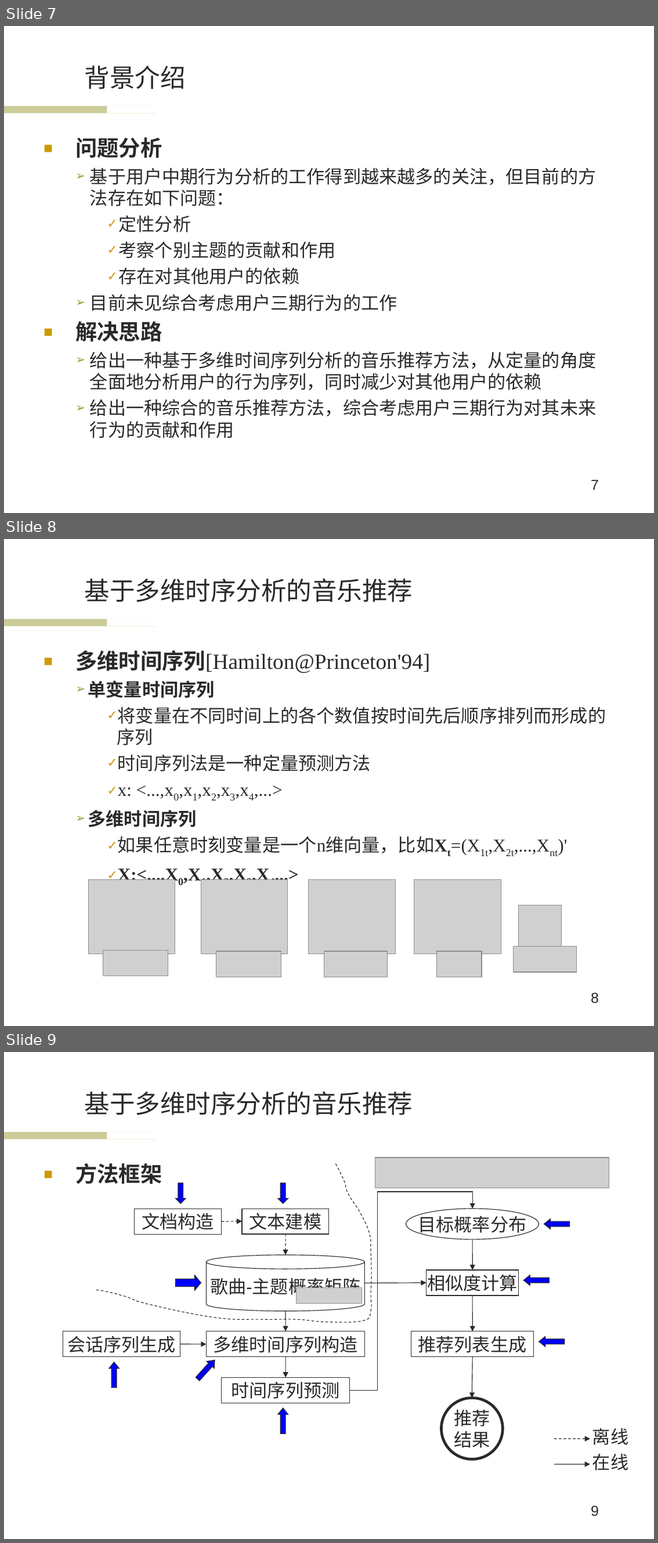
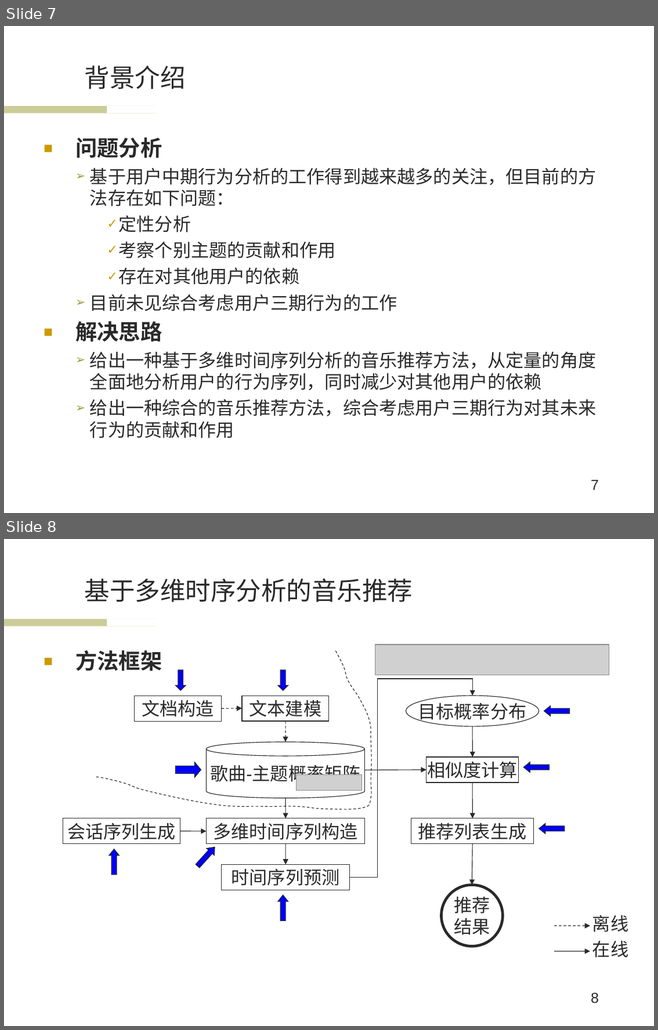
Before and after one commit to wwssttt/NJUThesis, a slide deck: 答辩准备/一种基于时间序列分析的个性化音乐推荐系统及其实现.ppt. Shown one above the other, each under a label of ours: slides 7, 8 and 9 before the commit, slides 7 and 8 after it. The pictures are 658x1543 and 658x1030 pixels, drawn with LibreOffice and Linux fonts; fonts in the diff are those of the drawing; grey boxes stand for pictures; background and template pictures are left out. Boxes give left, top, right and bottom in pixels: in the first picture for what was removed or moved away, otherwise in the second. Text is boxed around its words. In the diff, an @@ line names an element or a change of style, - is before the commit and + after.

```diff
--- a/答辩准备/一种基于时间序列分析的个性化音乐推荐系统及其实现.ppt
+++ b/答辩准备/一种基于时间序列分析的个性化音乐推荐系统及其实现.ppt
@@ slide 8 removed at box(4, 539, 654, 1026), background #FFFFFF; not listed: 2 template elements that a slide beside it also shows @@
@@ title removed at box(85, 578, 412, 602) @@
-基于多维时序分析的音乐推荐
@@ text removed at box(75, 650, 605, 853) @@
-■ 多维时间序列[Hamilton@Princeton'94]
-  ➢ 单变量时间序列
-    ✓ 将变量在不同时间上的各个数值按时间先后顺序排列而形成的序列
-    ✓ 时间序列法是一种定量预测方法
-    ✓ x: <...,x0,x1,x2,x3,x4,...>
-  ➢ 多维时间序列
-    ✓ 如果任意时刻变量是一个n维向量，比如Xt=(X1t,X2t,...,Xnt)'
-    ✓ X:<...,X0,X1,X2,X3,X4...>
@@ picture removed at box(89, 880, 175, 954) @@
@@ picture removed at box(201, 880, 287, 954) @@
@@ picture removed at box(308, 880, 395, 954) @@
@@ picture removed at box(414, 880, 500, 954) @@
@@ picture removed at box(518, 906, 561, 949) @@
@@ picture removed at box(103, 950, 168, 976) @@
@@ picture removed at box(216, 951, 281, 977) @@
@@ picture removed at box(324, 951, 387, 977) @@
@@ picture removed at box(436, 951, 481, 977) @@
@@ picture removed at box(513, 946, 576, 972) @@
@@ page number removed at box(590, 993, 598, 1004) @@
-8
@@ what was slide 9 is now slide 8 @@
@@ page number at box(590, 993, 598, 1004): text changed @@
-9
+8
```
Also in this commit, not shown: 5 slides changed, 1 slide added, 1 other slide removed, 3 other files.
